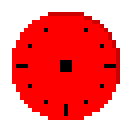
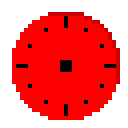
Comparing the layer stacks of the two w=128, h=128 images. Changes:
painted on "Layer 4" over [64,16,68,28]
added layer "Layer 5" above "Layer 1" over [64,16,68,28]
